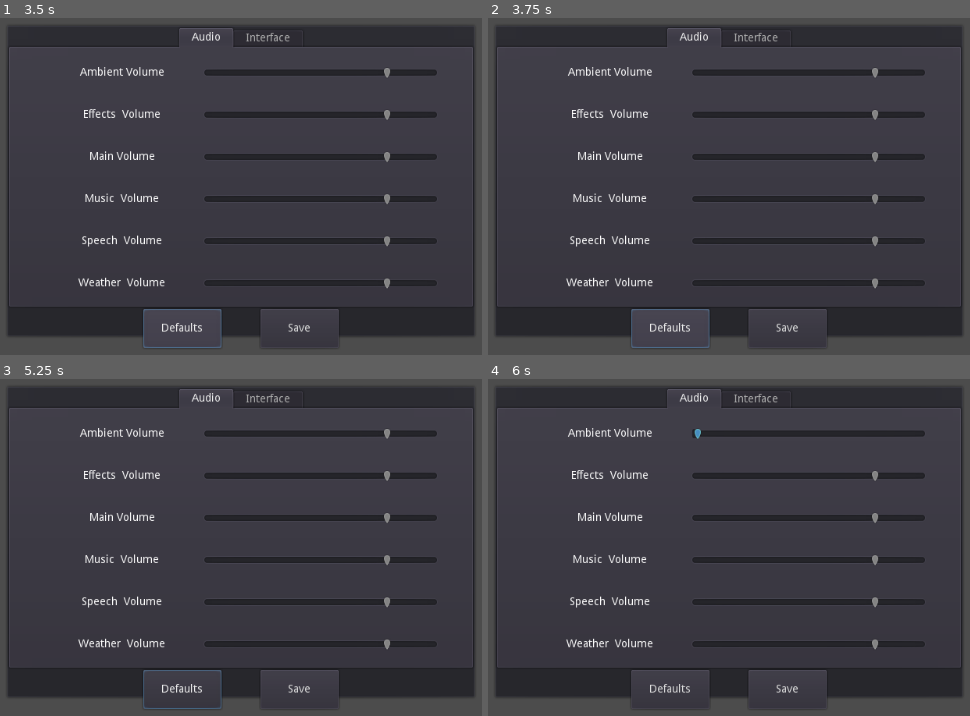
Above: before the commit, frames 1-4 (two rows, left to right).
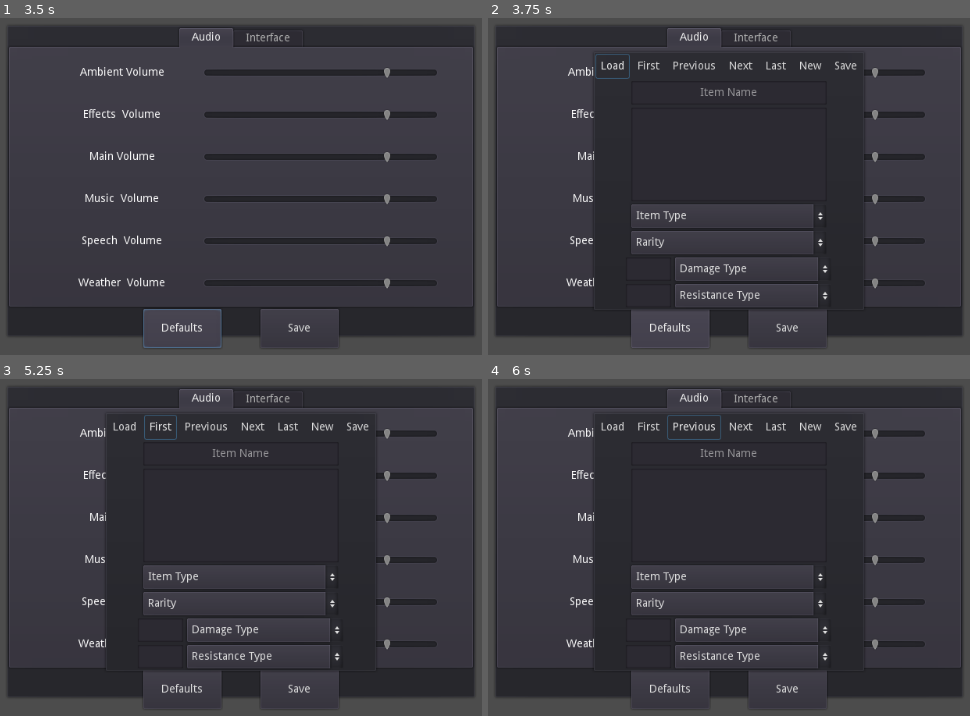
Above: after the commit, the same moments.

Repository: gsizer/GodotConfig
Game: Godot game, scene res://boot.tscn
Same seed, same stepped clock (60 frames per second), same inputs: the game is played once before the commit and once after it.
Inputs (mouse positions are in pixels of both pictures, inside the frame that each line leads up to):
- Up to frame 1 (3.5 s): click "Save" at 0.5 s; click "Defaults" at 1.25 s; click "Defaults" at 2 s; click "Defaults" at 2.75 s
- Up to frame 2 (3.75 s): tap Enter at 3.5 s; tap Home (ui_home) at 3.6 s
- Up to frame 3 (5.25 s): click (125, 426) at 4.25 s, where only the run after the commit has a clickable "Load"; click (159, 426) at 5 s, where only the run after the commit has a clickable "First"
- Up to frame 4 (6 s): click (695, 426) at 5.75 s, where only the run after the commit has a clickable "Previous"

Frame 1 is identical in both runs. In frame 2, 5.4% of the frame differs, in the area x 21-79%, y 10-98%; in frame 3, 5.4%; in frame 4, 5.4%.

Commit message:
Begin item editor

Diff:
--- a/Interface.gd
+++ /dev/null
@@ -1 +0,0 @@
-extends VBoxContainer
--- /dev/null
+++ b/Item.gd
@@ -0,0 +1,58 @@
+class Item:
+	const rarities = {
+		debris = "Debris",
+		common = "Common",
+		uncommon = "Uncommon",
+		rare = "Rare",
+		epic = "Epic",
+		legendary = "Legendary",
+		mythical = "Mythical"
+	}
+
+	const itemTypes = {
+		Armor = "Armor",
+		Consumable = "Consumable",
+		Weapon = "Weapon"
+	}
+
+	const damageTypes = {
+		Blunt = "Blunt",
+		Slashing = "Slashing",
+		Piercing = "Piercing",
+		Energy = "Energy"
+	}
+
+	var itemRarity
+	var itemType
+	var damageType
+	var damageResist
+	var damageValue : float
+	var damageDuration : float
+	var damageReduction : float
+	var itemDurability : float
+	var itemName : String
+	var itemDescription : String
+
+	func RandomItem():
+		self.itemRarity = rarities[ abs( rand_range(0, 6) )]
+		self.itemType = itemTypes[ abs( rand_range(0, 2) )]
+		self.damageType = damageTypes[ abs( rand_range(0, 3) )]
+		self.damageResist = damageTypes[ abs( rand_range(0, 3) )]
+		self.damageValue = rand_range(0, 100)
+		self.damageDuration = rand_range(0, 100)
+		self.damageReduction = rand_range(0, 100)
+		self.itemDurability = rand_range(0, 100)
+		self.name = self.itemRarity + " " + self.itemType + " of " + self.damageType
+		self.itemDescription = self.name
+
+	func _init():
+		itemRarity = rarities.common
+		itemType = itemTypes.Armor
+		damageType = damageTypes.Energy
+		damageResist = damageTypes.Energy
+		damageValue  = 1.0
+		damageDuration = 1.0
+		damageReduction = 1.0
+		itemDurability = 1.0
+		itemName = "proBar"
+		itemDescription = "gives you an energy boost"
--- /dev/null
+++ b/ItemEditor.gd
@@ -0,0 +1,84 @@
+extends PopupPanel
+
+const dataPath : String = "user://itemData/"
+const fileName : String = "items.txt"
+
+var dataFile : File = File.new()
+var err := NOTIFICATION_READY
+var data
+
+func ReadData():
+	err = dataFile.open( dataPath + fileName, File.READ_WRITE )
+	match err:
+		ERR_FILE_NOT_FOUND:
+			var d = Directory.new()
+			d.make_dir_recursive( dataPath )
+		OK:
+			data = dataFile.get_var( true )
+		_:
+			print("ItemEditor Read Error: ", err)
+
+func WriteData():
+	err = dataFile.open( dataPath + fileName, File.WRITE_READ )
+	match err:
+		OK:
+			dataFile.store_var( data )
+		_:
+			print("ItemEditor Read Error: ", err)
+
+func _ready():
+	ReadData()
+
+func _notification(what):
+	match what:
+		NOTIFICATION_WM_QUIT_REQUEST:
+			WriteData()
+			if( dataFile.is_open() ):
+				dataFile.close()
+			return
+
+######################################
+#	GUI Bindings
+######################################
+
+func _on_txtDesc_text_changed():
+	pass # Replace with function body.
+
+func _on_obItemType_item_selected(index):
+	pass # Replace with function body.
+
+func _on_obRarity_item_selected(index):
+	pass # Replace with function body.
+
+func _on_leDmgVal_text_changed(new_text):
+	pass # Replace with function body.
+
+func _on_ilDmgType_item_selected(index):
+	pass # Replace with function body.
+
+func _on_leResVal_text_changed(new_text):
+	pass # Replace with function body.
+
+func _on_ilResType_item_selected(index):
+	pass # Replace with function body.
+
+func _on_btnLoad_pressed():
+	ReadData()
+
+func _on_btnFirst_pressed():
+	pass # Replace with function body.
+
+func _on_btnPrev_pressed():
+	pass # Replace with function body.
+
+func _on_btnNext_pressed():
+	pass # Replace with function body.
+
+func _on_btnLast_pressed():
+	pass # Replace with function body.
+
+func _on_btnNew_pressed():
+	pass # Replace with function body.
+
+func _on_btnSave_pressed():
+	WriteData()
--- /dev/null
+++ b/ItemEditor.tscn
@@ -0,0 +1,189 @@
+[gd_scene load_steps=2 format=2]
+
+[ext_resource path="res://ItemEditor.gd" type="Script" id=1]
+
+[node name="ItemEditor" type="PopupPanel"]
+margin_right = 348.0
+margin_bottom = 332.0
+script = ExtResource( 1 )
+
+[node name="VBoxContainer" type="VBoxContainer" parent="."]
+anchor_right = 1.0
+anchor_bottom = 1.0
+margin_left = 4.0
+margin_top = 4.0
+margin_right = -4.0
+margin_bottom = -4.0
+
+[node name="hbButtons" type="HBoxContainer" parent="VBoxContainer"]
+margin_right = 340.0
+margin_bottom = 30.0
+rect_min_size = Vector2( 0, 30 )
+custom_constants/separation = 5
+alignment = 1
+
+[node name="btnLoad" type="ToolButton" parent="VBoxContainer/hbButtons"]
+margin_right = 42.0
+margin_bottom = 30.0
+rect_min_size = Vector2( 30, 30 )
+text = "Load"
+
+[node name="btnFirst" type="ToolButton" parent="VBoxContainer/hbButtons"]
+margin_left = 47.0
+margin_right = 87.0
+margin_bottom = 30.0
+rect_min_size = Vector2( 30, 30 )
+text = "First"
+
+[node name="btnPrev" type="ToolButton" parent="VBoxContainer/hbButtons"]
+margin_left = 92.0
+margin_right = 159.0
+margin_bottom = 30.0
+rect_min_size = Vector2( 30, 30 )
+text = "Previous"
+
+[node name="btnNext" type="ToolButton" parent="VBoxContainer/hbButtons"]
+margin_left = 164.0
+margin_right = 206.0
+margin_bottom = 30.0
+rect_min_size = Vector2( 30, 30 )
+text = "Next"
+
+[node name="btnLast" type="ToolButton" parent="VBoxContainer/hbButtons"]
+margin_left = 211.0
+margin_right = 249.0
+margin_bottom = 30.0
+rect_min_size = Vector2( 30, 30 )
+text = "Last"
+
+[node name="btnNew" type="ToolButton" parent="VBoxContainer/hbButtons"]
+margin_left = 254.0
+margin_right = 294.0
+margin_bottom = 30.0
+rect_min_size = Vector2( 30, 30 )
+text = "New"
+
+[node name="btnSave" type="ToolButton" parent="VBoxContainer/hbButtons"]
+margin_left = 299.0
+margin_right = 340.0
+margin_bottom = 30.0
+rect_min_size = Vector2( 30, 30 )
+text = "Save"
+
+[node name="hbName" type="HBoxContainer" parent="VBoxContainer"]
+margin_top = 34.0
+margin_right = 340.0
+margin_bottom = 64.0
+rect_min_size = Vector2( 0, 30 )
+custom_constants/separation = 5
+alignment = 1
+
+[node name="lineName" type="LineEdit" parent="VBoxContainer/hbName"]
+margin_left = 45.0
+margin_right = 295.0
+margin_bottom = 30.0
+rect_min_size = Vector2( 250, 0 )
+align = 1
+placeholder_text = "Item Name"
+
+[node name="hbDesc" type="HBoxContainer" parent="VBoxContainer"]
+margin_top = 68.0
+margin_right = 340.0
+margin_bottom = 188.0
+rect_min_size = Vector2( 0, 30 )
+custom_constants/separation = 5
+alignment = 1
+
+[node name="txtDesc" type="TextEdit" parent="VBoxContainer/hbDesc"]
+margin_left = 45.0
+margin_right = 295.0
+margin_bottom = 120.0
+rect_min_size = Vector2( 250, 120 )
+hint_tooltip = "Item Description"
+
+[node name="hbType" type="HBoxContainer" parent="VBoxContainer"]
+margin_top = 192.0
+margin_right = 340.0
+margin_bottom = 222.0
+rect_min_size = Vector2( 0, 30 )
+custom_constants/separation = 5
+alignment = 1
+
+[node name="obItemType" type="OptionButton" parent="VBoxContainer/hbType"]
+margin_left = 45.0
+margin_right = 295.0
+margin_bottom = 30.0
+rect_min_size = Vector2( 250, 30 )
+text = "Item Type"
+
+[node name="hbRarity" type="HBoxContainer" parent="VBoxContainer"]
+margin_top = 226.0
+margin_right = 340.0
+margin_bottom = 256.0
+rect_min_size = Vector2( 0, 30 )
+custom_constants/separation = 5
+alignment = 1
+
+[node name="obRarity" type="OptionButton" parent="VBoxContainer/hbRarity"]
+margin_left = 45.0
+margin_right = 295.0
+margin_bottom = 30.0
+rect_min_size = Vector2( 250, 30 )
+text = "Rarity"
+
+[node name="hbDamage" type="HBoxContainer" parent="VBoxContainer"]
+margin_top = 260.0
+margin_right = 340.0
+margin_bottom = 290.0
+rect_min_size = Vector2( 0, 30 )
+custom_constants/separation = 5
+alignment = 1
+
+[node name="leDmgVal" type="LineEdit" parent="VBoxContainer/hbDamage"]
+margin_left = 38.0
+margin_right = 96.0
+margin_bottom = 30.0
+hint_tooltip = "Damage"
+
+[node name="ilDmgType" type="OptionButton" parent="VBoxContainer/hbDamage"]
+margin_left = 101.0
+margin_right = 301.0
+margin_bottom = 30.0
+rect_min_size = Vector2( 200, 30 )
+text = "Damage Type"
+
+[node name="hbResist" type="HBoxContainer" parent="VBoxContainer"]
+margin_top = 294.0
+margin_right = 340.0
+margin_bottom = 324.0
+rect_min_size = Vector2( 0, 30 )
+custom_constants/separation = 5
+alignment = 1
+
+[node name="leResVal" type="LineEdit" parent="VBoxContainer/hbResist"]
+margin_left = 38.0
+margin_right = 96.0
+margin_bottom = 30.0
+hint_tooltip = "Resistance"
+
+[node name="ilResType" type="OptionButton" parent="VBoxContainer/hbResist"]
+margin_left = 101.0
+margin_right = 301.0
+margin_bottom = 30.0
+rect_min_size = Vector2( 200, 30 )
+text = "Resistance Type"
+
+[connection signal="pressed" from="VBoxContainer/hbButtons/btnLoad" to="." method="_on_btnLoad_pressed"]
+[connection signal="pressed" from="VBoxContainer/hbButtons/btnFirst" to="." method="_on_btnFirst_pressed"]
+[connection signal="pressed" from="VBoxContainer/hbButtons/btnPrev" to="." method="_on_btnPrev_pressed"]
+[connection signal="pressed" from="VBoxContainer/hbButtons/btnNext" to="." method="_on_btnNext_pressed"]
+[connection signal="pressed" from="VBoxContainer/hbButtons/btnLast" to="." method="_on_btnLast_pressed"]
+[connection signal="pressed" from="VBoxContainer/hbButtons/btnNew" to="." method="_on_btnNew_pressed"]
+[connection signal="pressed" from="VBoxContainer/hbButtons/btnSave" to="." method="_on_btnSave_pressed"]
+[connection signal="text_changed" from="VBoxContainer/hbDesc/txtDesc" to="." method="_on_txtDesc_text_changed"]
+[connection signal="item_selected" from="VBoxContainer/hbType/obItemType" to="." method="_on_obItemType_item_selected"]
+[connection signal="item_selected" from="VBoxContainer/hbRarity/obRarity" to="." method="_on_obRarity_item_selected"]
+[connection signal="text_changed" from="VBoxContainer/hbDamage/leDmgVal" to="." method="_on_leDmgVal_text_changed"]
+[connection signal="item_selected" from="VBoxContainer/hbDamage/ilDmgType" to="." method="_on_ilDmgType_item_selected"]
+[connection signal="text_changed" from="VBoxContainer/hbResist/leResVal" to="." method="_on_leResVal_text_changed"]
+[connection signal="item_selected" from="VBoxContainer/hbResist/ilResType" to="." method="_on_ilResType_item_selected"]
--- a/boot.gd
+++ b/boot.gd
@@ -8,5 +8,7 @@
 	settingsWindow.popup()
 
 func _input(event:InputEvent):
-	if(event.is_action("ui_cancel")):
+	if(event.is_action_released("ui_cancel")):
 		$Settings.popup()
+	if(event.is_action_released("ui_home")):
+		$ItemEditor.popup_centered()
--- a/boot.tscn
+++ b/boot.tscn
@@ -1,7 +1,8 @@
-[gd_scene load_steps=3 format=2]
+[gd_scene load_steps=4 format=2]
 
 [ext_resource path="res://Settings.tscn" type="PackedScene" id=1]
 [ext_resource path="res://boot.gd" type="Script" id=2]
+[ext_resource path="res://ItemEditor.tscn" type="PackedScene" id=3]
 
 [node name="boot" type="CenterContainer"]
 anchor_right = 1.0
@@ -13,3 +14,10 @@
 margin_top = 100.0
 margin_right = 812.0
 margin_bottom = 500.0
+
+[node name="ItemEditor" parent="." instance=ExtResource( 3 )]
+visible = false
+margin_left = 361.0
+margin_top = 134.0
+margin_right = 662.0
+margin_bottom = 466.0
